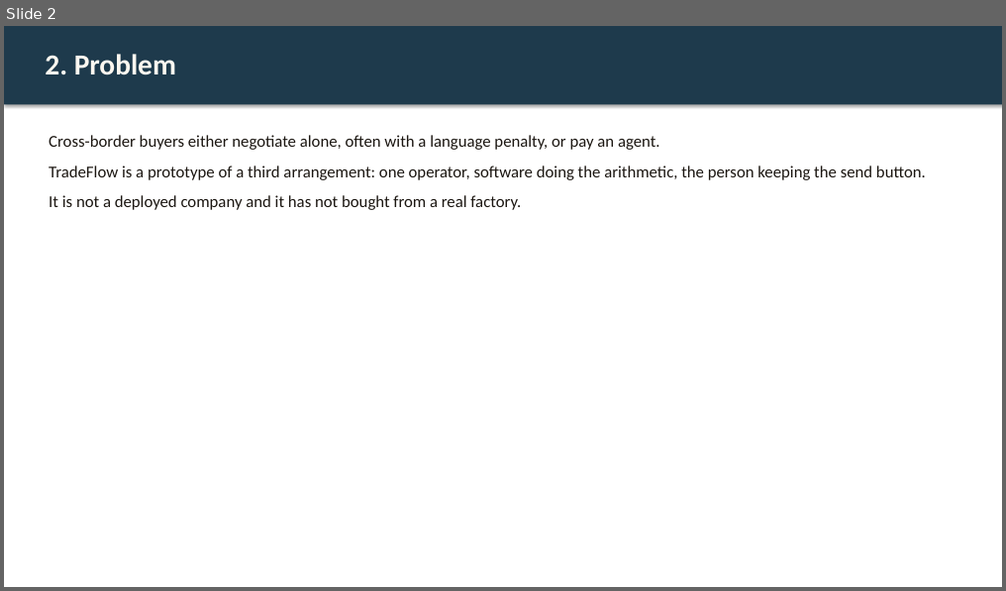
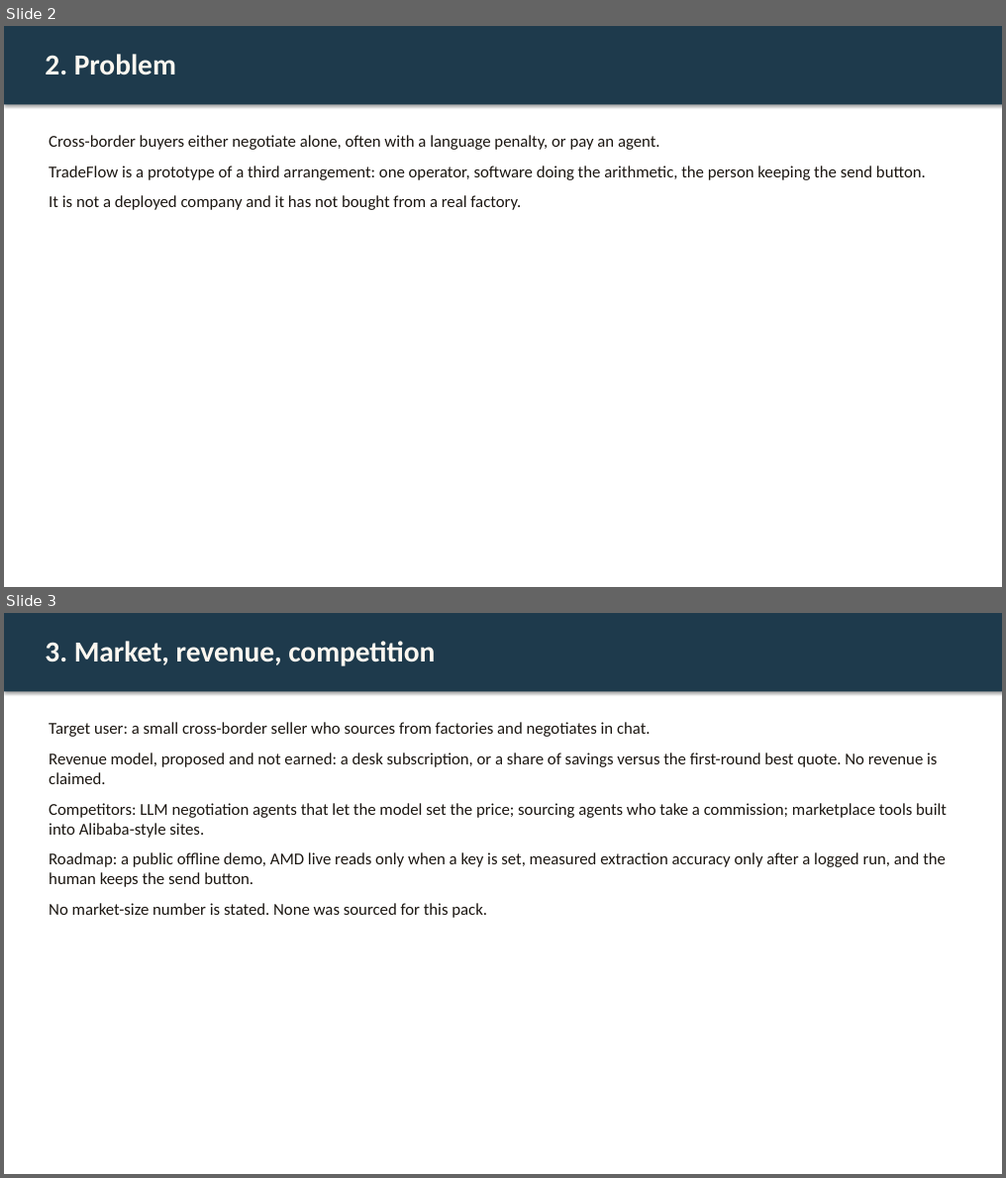
Before and after one commit to Fu93/tradeflow-ai, a slide deck: results/pitch.pptx. Shown one above the other, each under a label of ours: slide 2 before the commit, slides 2 and 3 after it. The pictures are 1006x591 and 1006x1178 pixels, drawn with LibreOffice and Linux fonts; fonts in the diff are those of the drawing. Boxes give left, top, right and bottom in pixels: in the first picture for what was removed or moved away, otherwise in the second. Text is boxed around its words. In the diff, an @@ line names an element or a change of style, - is before the commit and + after.

```diff
--- a/results/pitch.pptx
+++ b/results/pitch.pptx
@@ slide 3 added at bbox=[4, 613, 1002, 1174], background #FFFFFF @@
@@ rectangle added at bbox=[4, 613, 1002, 691], fill #1E3A4C @@
@@ text added at bbox=[45, 641, 435, 666], 28 pt, text #FBF7F0, bold @@
+3. Market, revenue, competition
@@ text added at bbox=[49, 722, 946, 918], 16 pt, text #1C1712 @@
+Target user: a small cross-border seller who sources from factories and negotiates in chat.
+Revenue model, proposed and not earned: a desk subscription, or a share of savings versus the first-round best quote. No revenue is claimed.
+Competitors: LLM negotiation agents that let the model set the price; sourcing agents who take a commission; marketplace tools built into Alibaba-style sites.
+Roadmap: a public offline demo, AMD live reads only when a key is set, measured extraction accuracy only after a logged run, and the human keeps the send button.
+No market-size number is stated. None was sourced for this pack.
```
Also in this commit, not shown: 7 slides changed, 35 other files.
